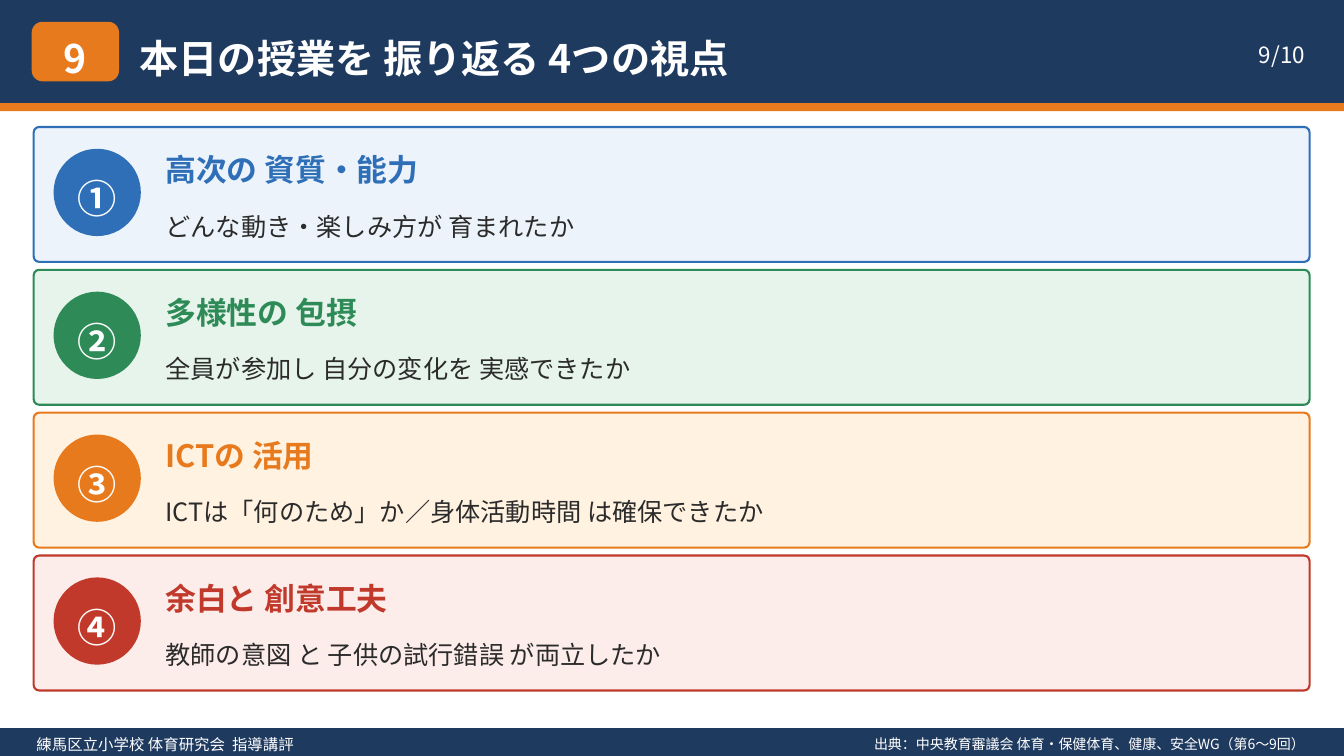
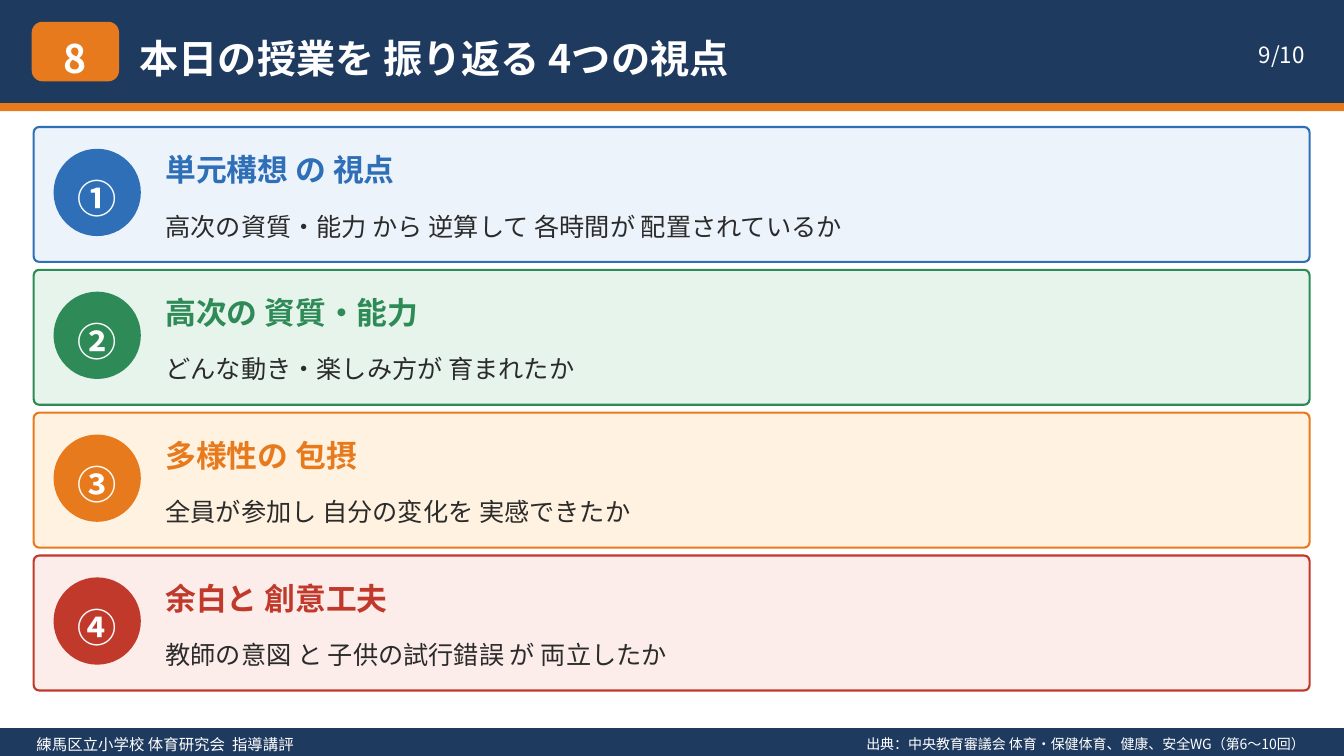
Before and after one commit to contynet730-star/con30, a slide deck: slide 9 of 体育・保健体育の方向性_指導講評.pptx. Drawn at 1344x756 pixels with LibreOffice and Linux fonts; fonts in the diff are those of the drawing. Boxes give left, top, right and bottom in pixels: in the first picture for what was removed or moved away, otherwise in the second. Text is boxed around its words. In the diff, an @@ line names an element or a change of style, - is before the commit and + after.

```diff
--- a/体育・保健体育の方向性_指導講評.pptx
+++ b/体育・保健体育の方向性_指導講評.pptx
@@ text at [64,43,87,84]: text changed @@
-9
+8
@@ text at [165,155,394,184]: text changed @@
-高次の 資質・能力
+単元構想 の 視点
@@ text at [165,214,842,238]: text changed @@
-どんな動き・楽しみ方が 育まれたか
+高次の資質・能力 から 逆算して 各時間が 配置されているか
@@ text at [165,297,419,327]: text changed @@
-多様性の 包摂
+高次の 資質・能力
@@ text at [165,356,574,380]: text changed @@
-全員が参加し 自分の変化を 実感できたか
+どんな動き・楽しみ方が 育まれたか
@@ text at [165,441,357,470]: text changed @@
-ICTの 活用
+多様性の 包摂
@@ text at [165,499,630,523]: text changed @@
-ICTは「何のため」か／身体活動時間 は確保できたか
+全員が参加し 自分の変化を 実感できたか
@@ text at [165,642,667,666]: spaces changed @@
-教師の意図 と 子供の試行錯誤 が両立したか
+教師の意図 と 子供の試行錯誤 が 両立したか
@@ text at [866,737,1305,750]: text changed @@
-出典：中央教育審議会 体育・保健体育、健康、安全WG（第6～9回）
+出典：中央教育審議会 体育・保健体育、健康、安全WG（第6～10回）
```
Also in this commit, not shown: 5 other slides changed, 4 slides added, 4 slides removed, 1 other file.
